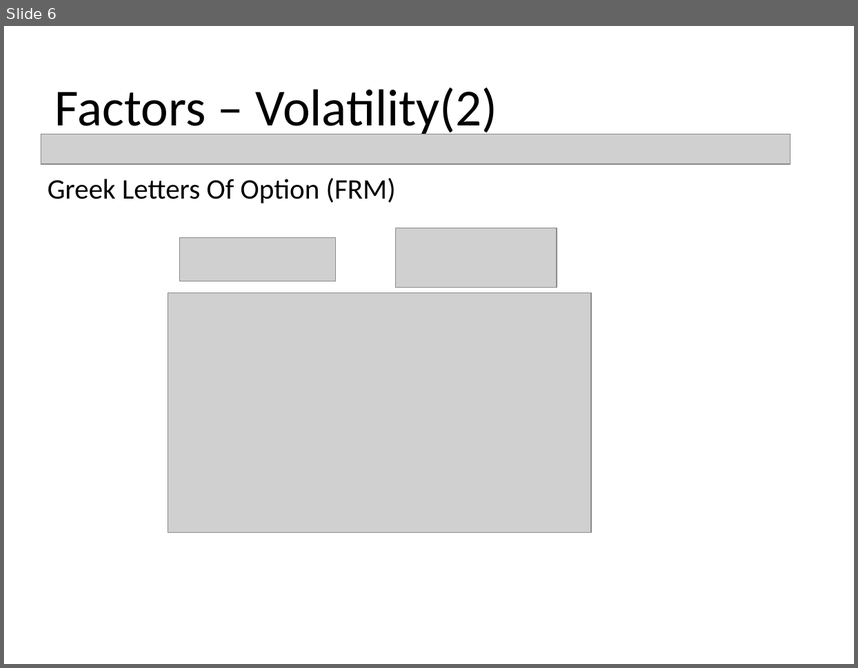
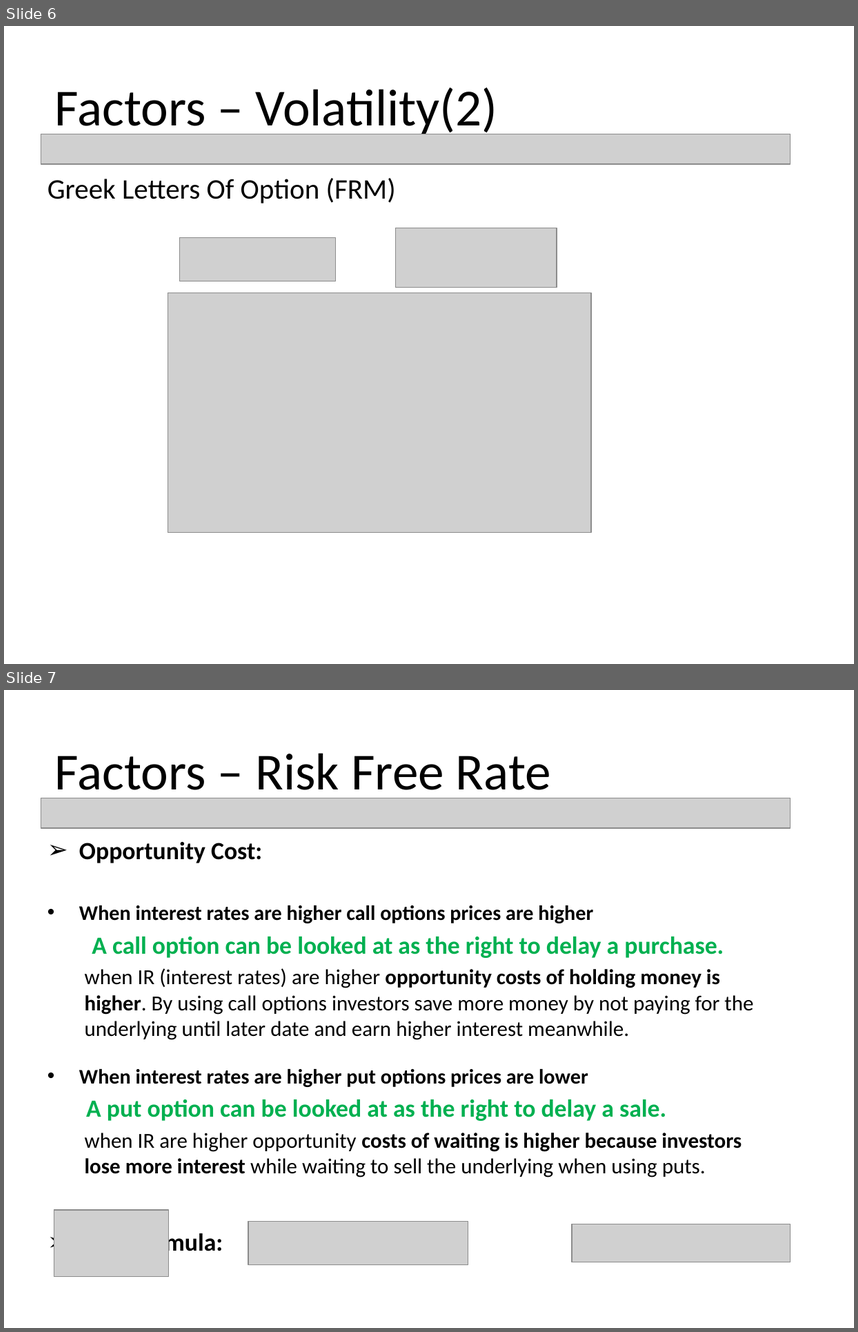
Before and after one commit to quicket/FinanceLecture, a slide deck: Options.pptx. Shown one above the other, each under a label of ours: slide 6 before the commit, slides 6 and 7 after it. The pictures are 858x668 and 858x1332 pixels, drawn with LibreOffice and Linux fonts; fonts in the diff are those of the drawing; grey boxes stand for pictures. Boxes give left, top, right and bottom in pixels: in the first picture for what was removed or moved away, otherwise in the second. Text is boxed around its words. In the diff, an @@ line names an element or a change of style, - is before the commit and + after.

Commit message:
Options for RSJY lecturer

```diff
--- a/Options.pptx
+++ b/Options.pptx
@@ slide 7 added at [4, 690, 854, 1328], background #FFFFFF @@
@@ title added at [55, 753, 551, 801], 44 pt, text #000000 @@
+Factors – Risk Free Rate
@@ picture added at [41, 798, 791, 828] @@
@@ text added at [79, 842, 753, 1177], 18.2 pt, text #000000, bold @@
+➢ Opportunity Cost:
+• When interest rates are higher call options prices are higher
+A call option can be looked at as the right to delay a purchase.
+  when IR (interest rates) are higher opportunity costs of holding money is higher. By using call options investors save more money by not paying for the underlying until later date and earn higher interest meanwhile.
+• When interest rates are higher put options prices are lower
+A put option can be looked at as the right to delay a sale.
+  when IR are higher opportunity costs of waiting is higher because investors lose more interest while waiting to sell the underlying when using puts.
+➢ BSM Formula:
@@ picture added at [54, 1210, 168, 1276] @@
@@ picture added at [248, 1221, 467, 1265] @@
@@ picture added at [572, 1224, 791, 1262] @@
```
